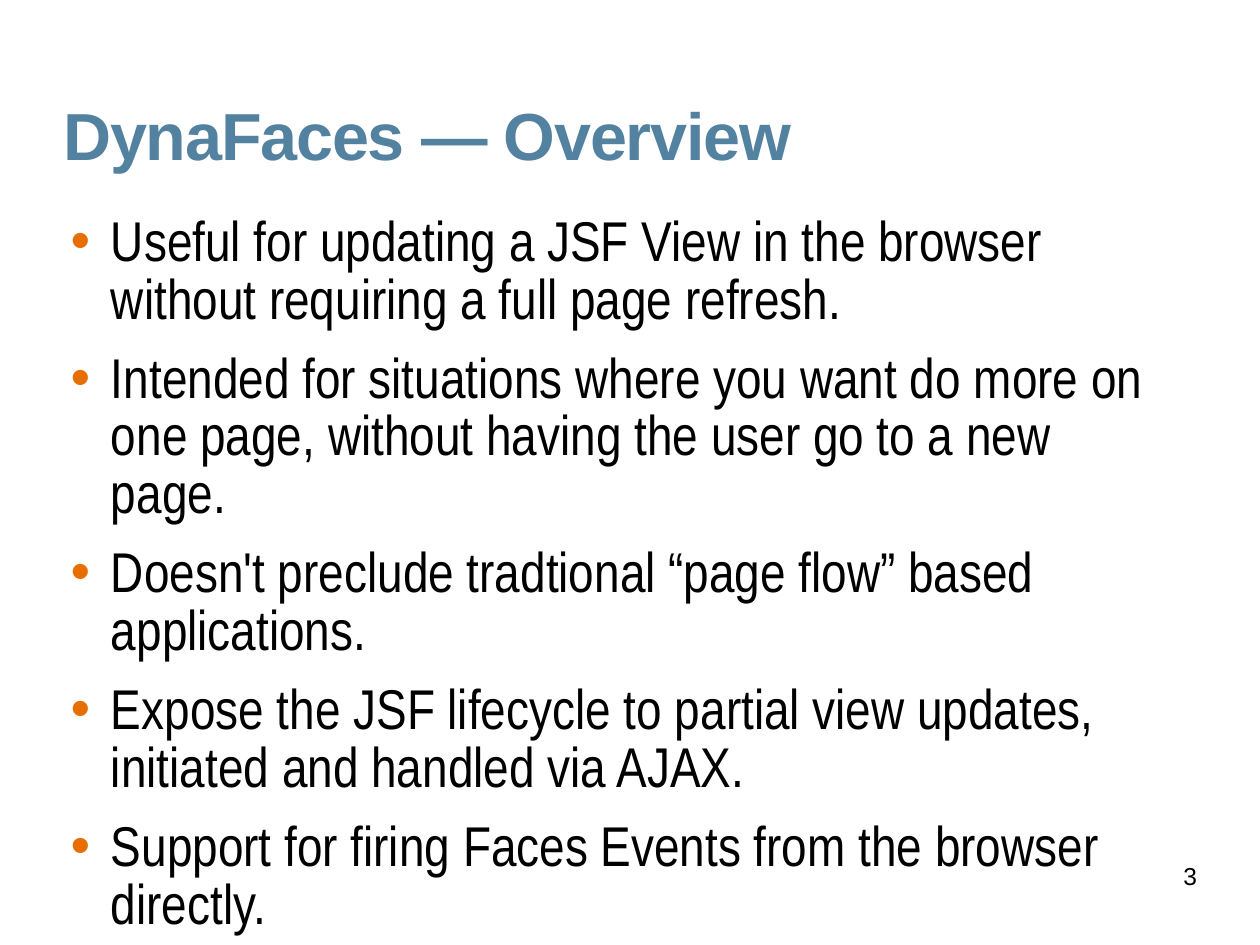
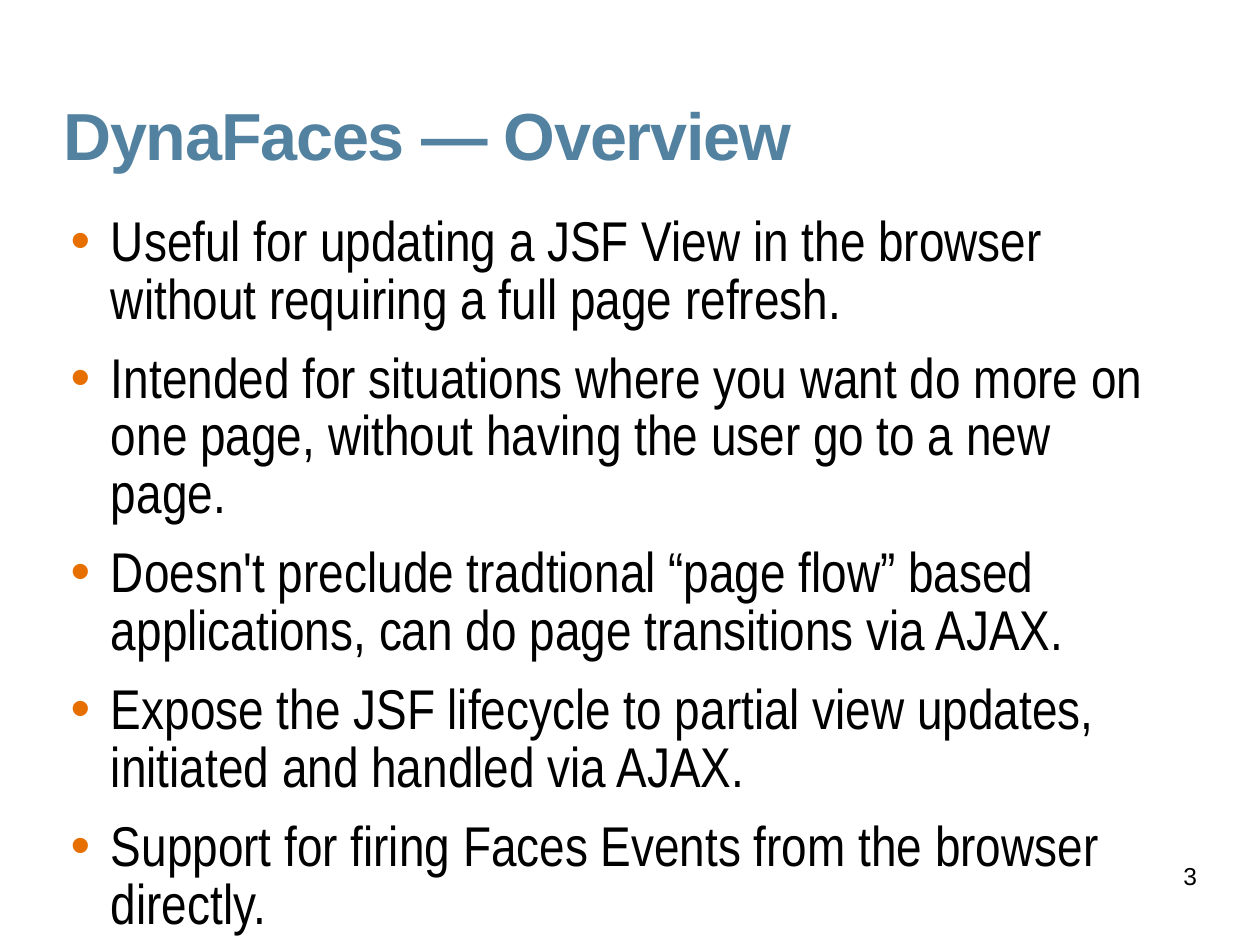
Before and after one commit to javaee/javaserverfaces-extensions, a slide deck: slide 3 of www/slides/dynafaces-advanced.odp. Drawn at 1260x945 pixels with LibreOffice and Linux fonts; fonts in the diff are those of the drawing; background and template pictures are left out. Boxes give left, top, right and bottom in pixels: in the first picture for what was removed or moved away, otherwise in the second. Text is boxed around its words. In the diff, an @@ line names an element or a change of style, - is before the commit and + after.

```diff
--- a/www/slides/dynafaces-advanced.odp
+++ b/www/slides/dynafaces-advanced.odp
@@ text at (111, 551, 1063, 660): text changed @@
-• Doesn't preclude tradtional “page flow” based applications.
+• Doesn't preclude tradtional “page flow” based applications, can do page transitions via AJAX.
```
Also in this commit, not shown: 2 other slides changed, 3 slides added, 6 slides removed, 5 other files.
